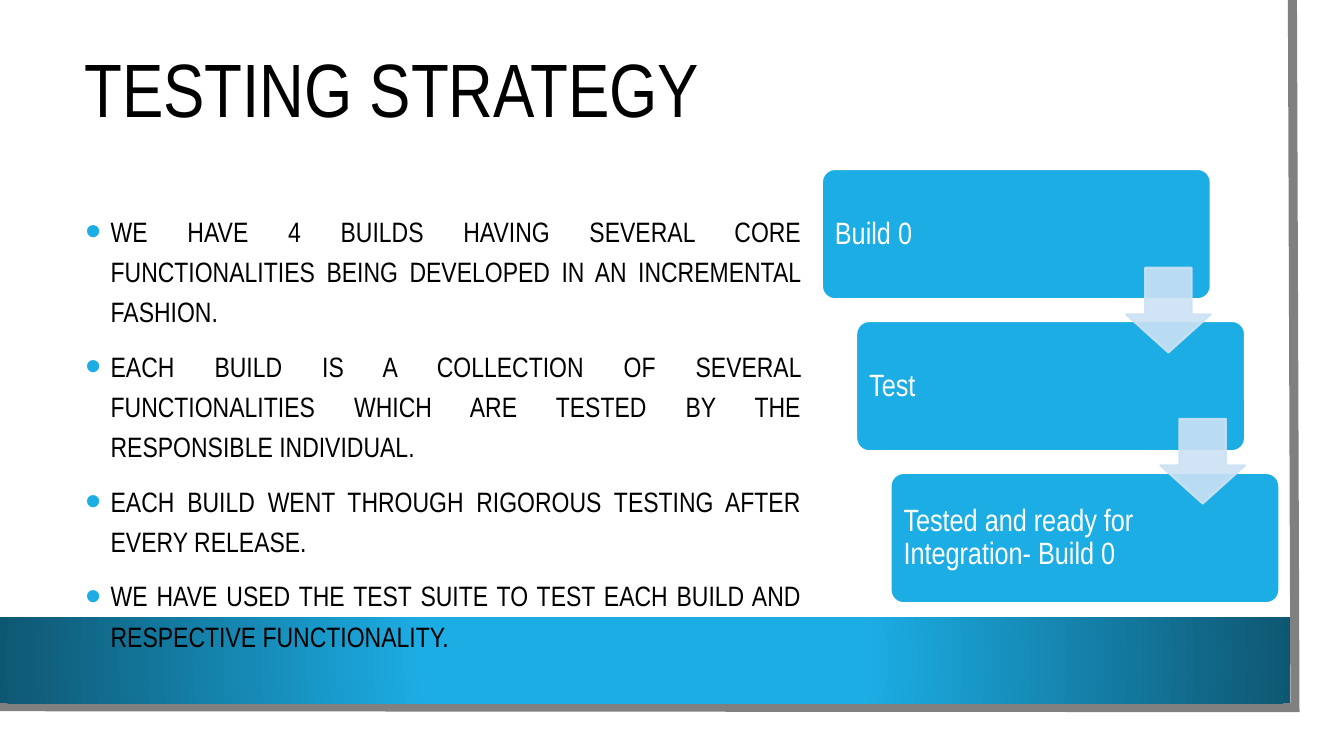
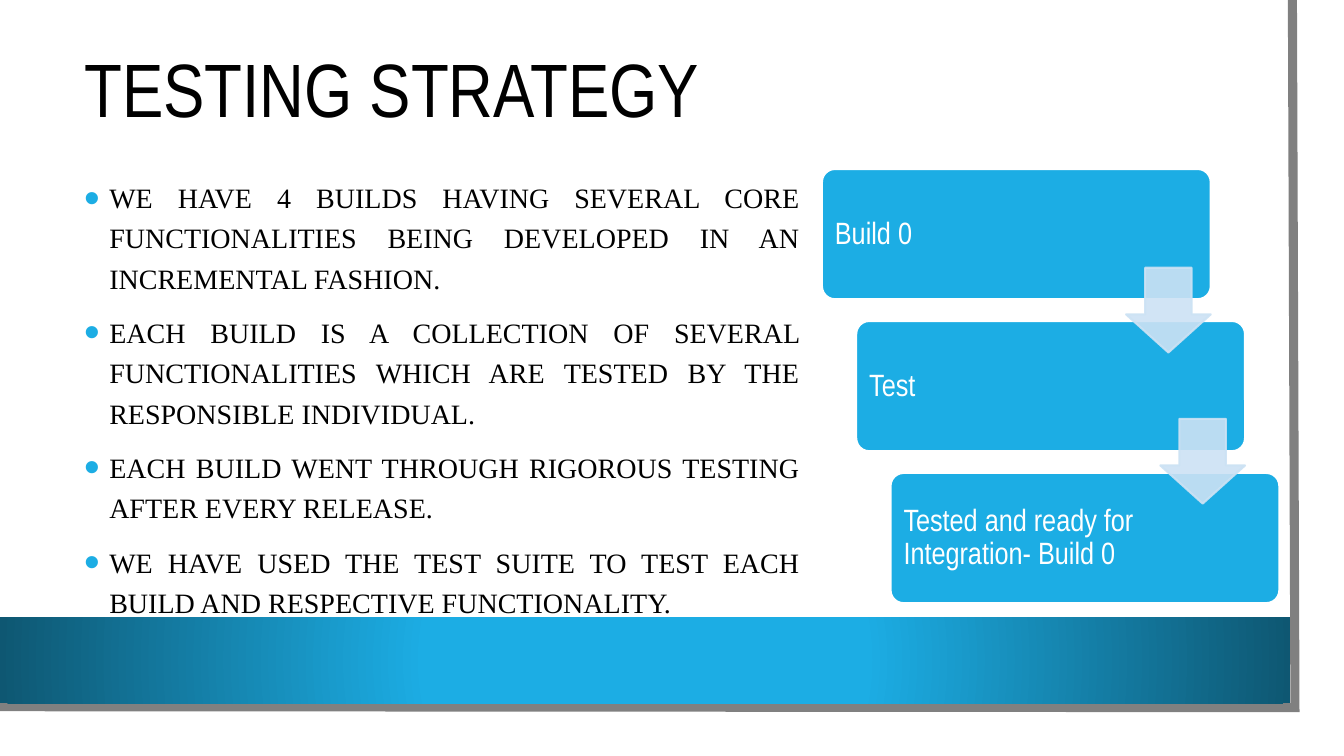
Before and after one commit to VamsiDevalla/Student-Attendance-Tracking, a slide deck: slide 13 of final ppt.pptx. Drawn at 1344x756 pixels with LibreOffice and Linux fonts; fonts in the diff are those of the drawing; background and template pictures are left out. Boxes give left, top, right and bottom in pixels: in the first picture for what was removed or moved away, otherwise in the second. Text is boxed around its words. In the diff, an @@ line names an element or a change of style, - is before the commit and + after.

```diff
--- a/final ppt.pptx
+++ b/final ppt.pptx
@@ text "WE HAVE 4 BUILDS HAVING ...": place and size @@
-text "WE HAVE 4 BUILDS HAVING ..." at [111,222,801,607]
+text "WE HAVE 4 BUILDS HAVING ..." at [109,189,800,619]
@@ text "WE HAVE 4 BUILDS HAVING ..." at [109,189,800,619]: font Arial Narrow to Times New Roman @@
```
Also in this commit, not shown: 3 other slides changed.
